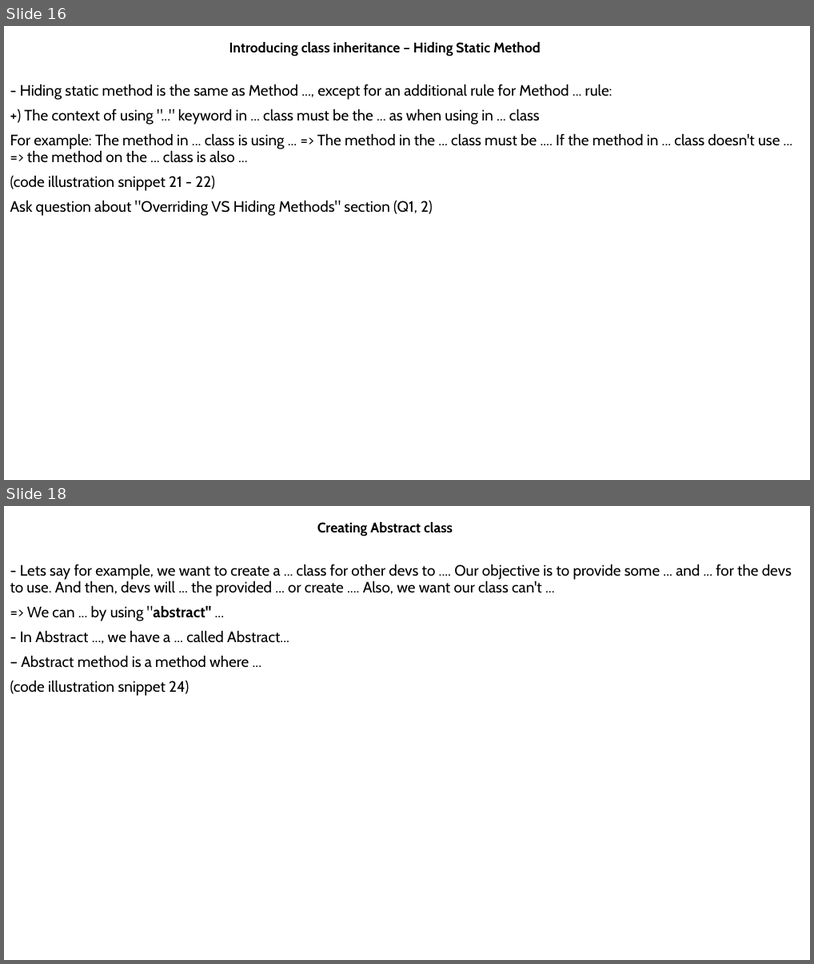
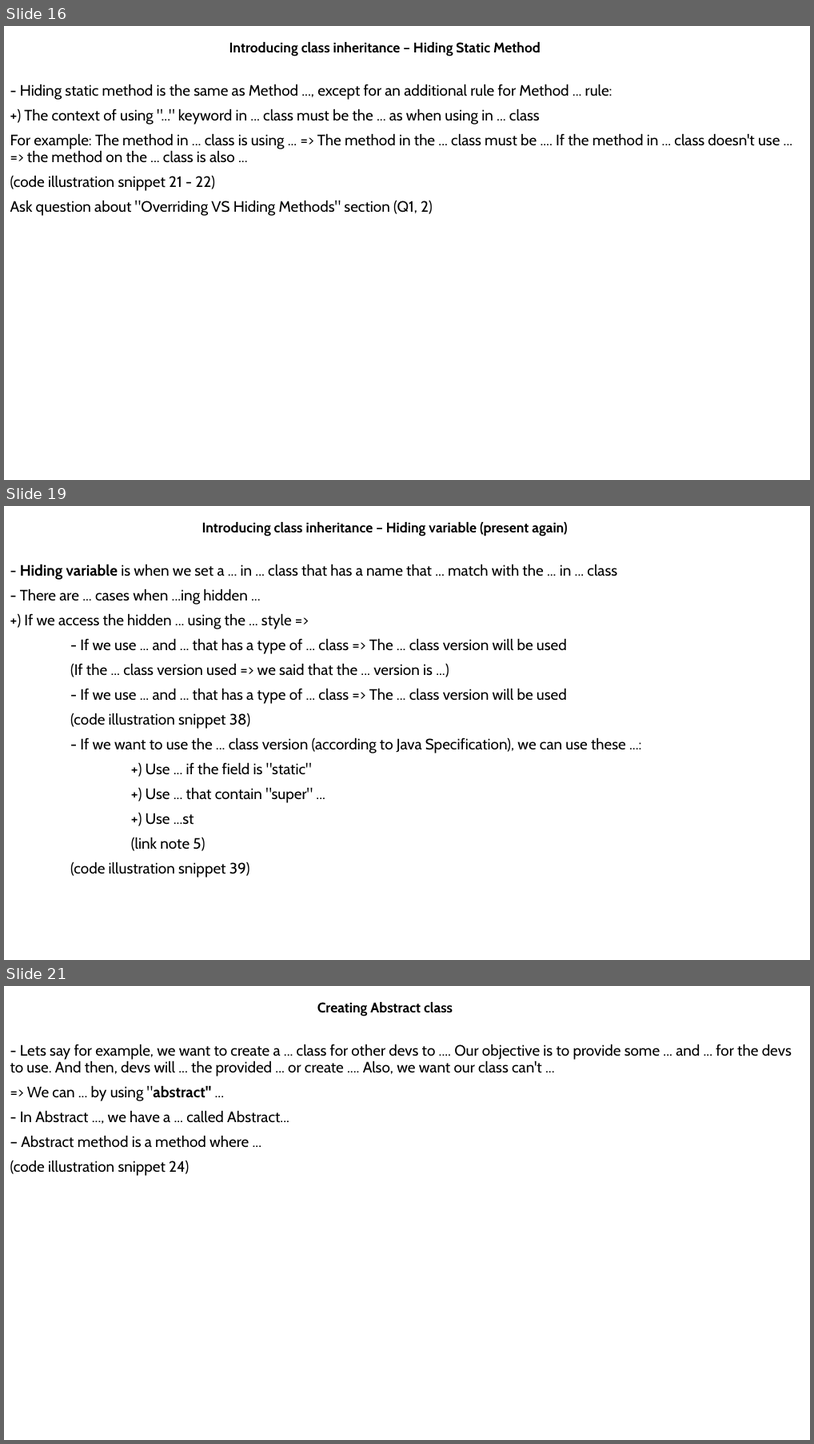
Before and after one commit to MaiDinhVinh/CS-Java, a slide deck: self-study resources/J8SE1/Chapter 5 - Class Design.pptx. Shown one above the other, each under a label of ours: slides 16 and 18 before the commit, slides 16, 19 and 21 after it; the slides between them are not shown. The pictures are 814x964 and 814x1444 pixels, drawn with LibreOffice and Linux fonts; fonts in the diff are those of the drawing. Boxes give left, top, right and bottom in pixels: in the first picture for what was removed or moved away, otherwise in the second. Text is boxed around its words. In the diff, an @@ line names an element or a change of style, - is before the commit and + after.

```diff
--- a/self-study resources/J8SE1/Chapter 5 - Class Design.pptx
+++ b/self-study resources/J8SE1/Chapter 5 - Class Design.pptx
@@ slide 19 added at (x1=4, y1=506, x2=810, y2=960), background #FFFFFF @@
@@ subtitle added at (x1=202, y1=522, x2=567, y2=536), 16.6 pt, text #000000, bold @@
+Introducing class inheritance – Hiding variable (present again)
@@ text added at (x1=20, y1=564, x2=626, y2=877), 18 pt, text #000000 @@
+- Hiding variable is when we set a ... in ... class that has a name that ... match with the ... in ... class
+- There are ... cases when ...ing hidden ...
++) If we access the hidden ... using the ... style =>
+- If we use ... and ... that has a type of ... class => The ... class version will be used
+(If the ... class version used => we said that the ... version is ...)
+- If we use ... and ... that has a type of ... class => The ... class version will be used
+(code illustration snippet 38)
+- If we want to use the ... class version (according to Java Specification), we can use these ...:
++) Use ... if the field is "static"
++) Use ... that contain "super" ...
++) Use ...st
+(link note 5)
+(code illustration snippet 39)
@@ what was slide 18 is now slide 21 @@
```
Also in this commit, not shown: 3 slides changed, 10 other slides added.
